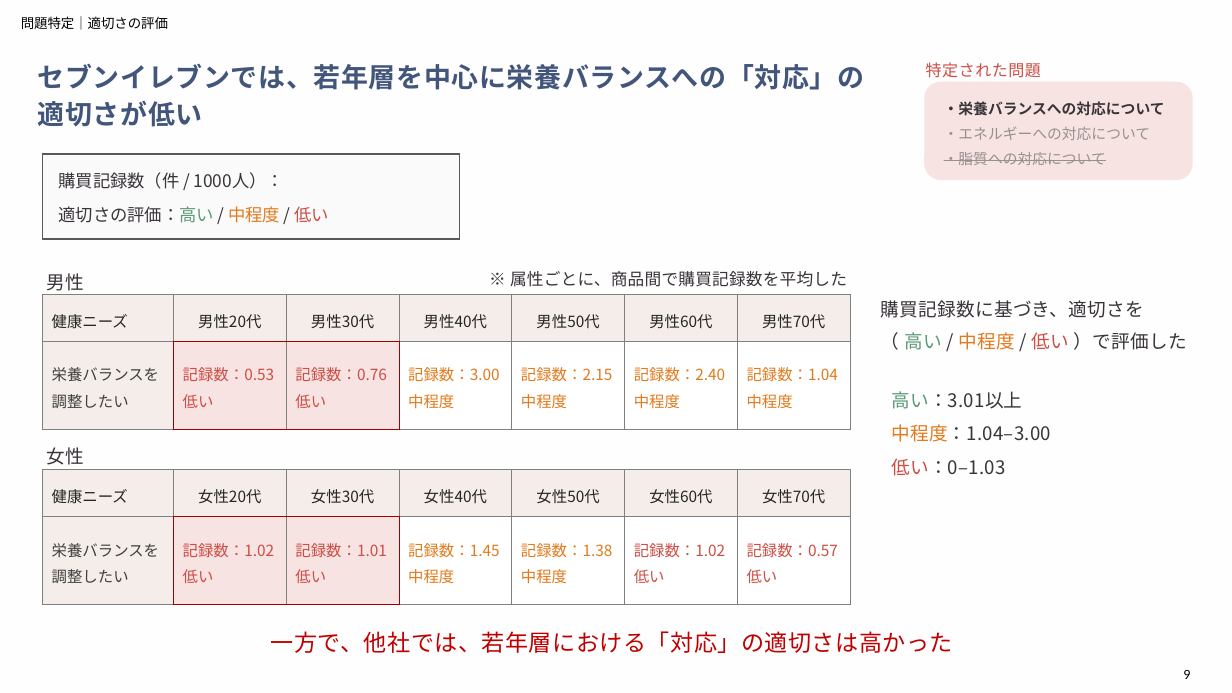
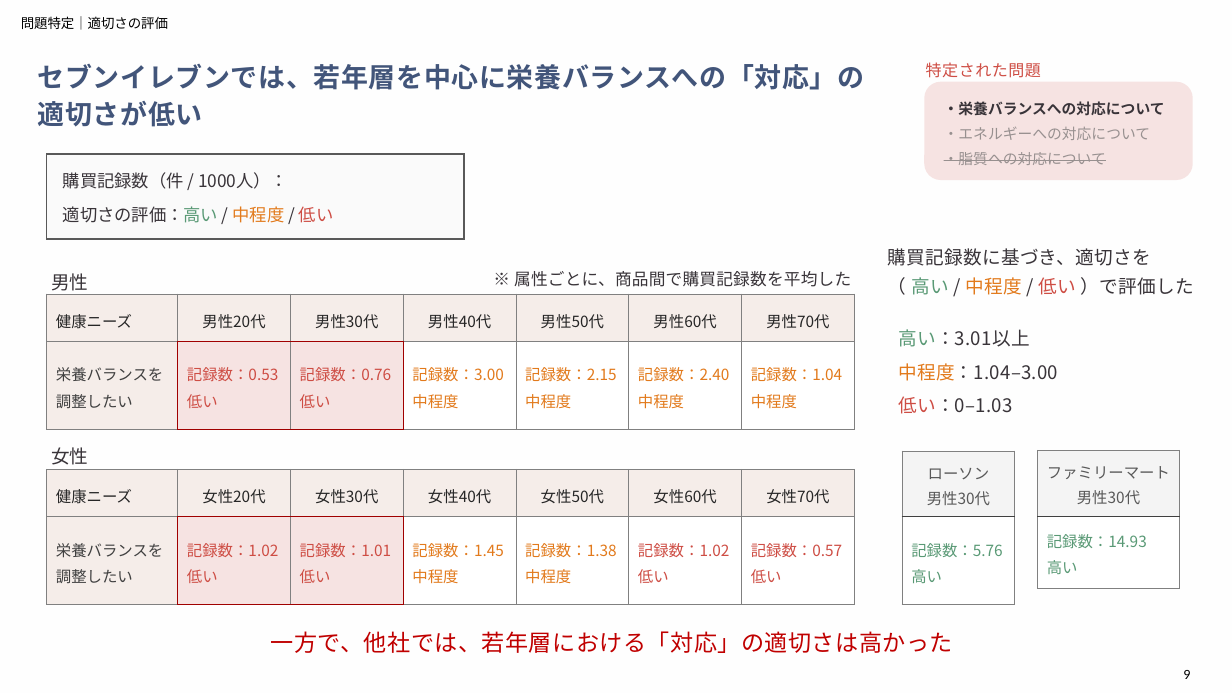
Before and after one commit to aoiseki0415/Accenture_CEO, a slide deck: slide 9 of 提出物一覧/アクセンチュア_最終報告（作成中）.pptx. Drawn at 1232x693 pixels with LibreOffice and Linux fonts; fonts in the diff are those of the drawing. Boxes give left, top, right and bottom in pixels: in the first picture for what was removed or moved away, otherwise in the second. Text is boxed around its words. In the diff, an @@ line names an element or a change of style, - is before the commit and + after.

```diff
--- a/提出物一覧/アクセンチュア_最終報告（作成中）.pptx
+++ b/提出物一覧/アクセンチュア_最終報告（作成中）.pptx
@@ 5 texts, 2 tables, 1 rectangle: place and size @@
-5 texts, 2 tables, 1 rectangle at (43,154,850,590)
+5 texts, 2 tables, 1 rectangle at (47,154,855,590)
@@ text "購買記録数に基づき、適切さを （ 高い / 中程度 ...": place and size @@
-text "購買記録数に基づき、適切さを （ 高い / 中程度 ..." at (270,300,1144,653)
+text "購買記録数に基づき、適切さを （ 高い / 中程度 ..." at (888,248,1194,295)
@@ text "購買記録数に基づき、適切さを （ 高い / 中程度 ..." at (888,248,1194,295): line spacing 24.8pt to 22.8pt @@
@@ text "高い：3.01以上" rewrapped from (891,391,1051,476) to (898,363,1058,414) @@
@@ table added at (902,451,1015,590), 2 rows, 1 columns @@
+ローソン 男性30代
+記録数：5.76 高い
@@ table added at (1038,450,1180,589), 2 rows, 1 columns @@
+ファミリーマート 男性30代
+記録数：14.93 高い
```
Also in this commit, not shown: 2 other slides changed, 2 slides added, 1 slide removed.
